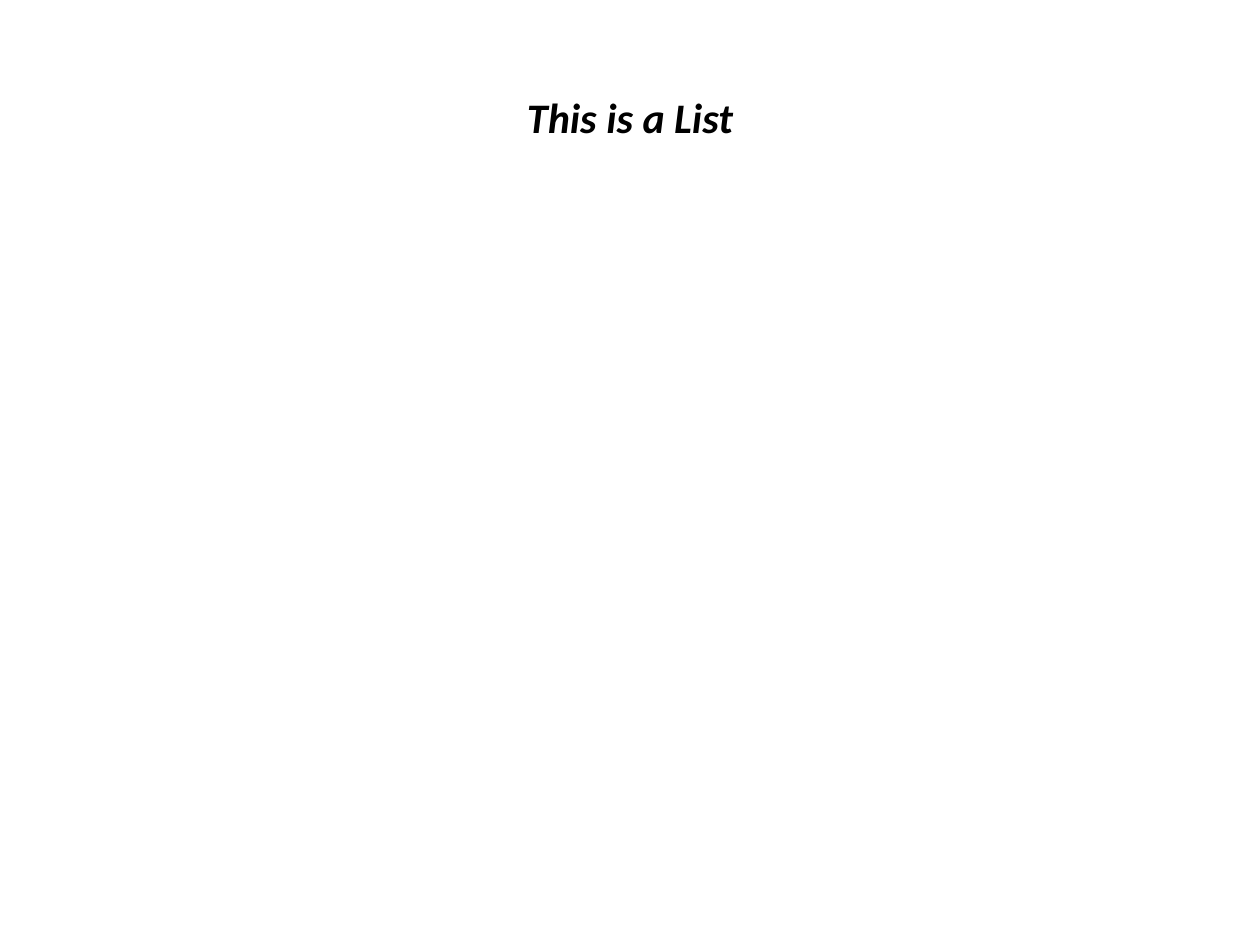
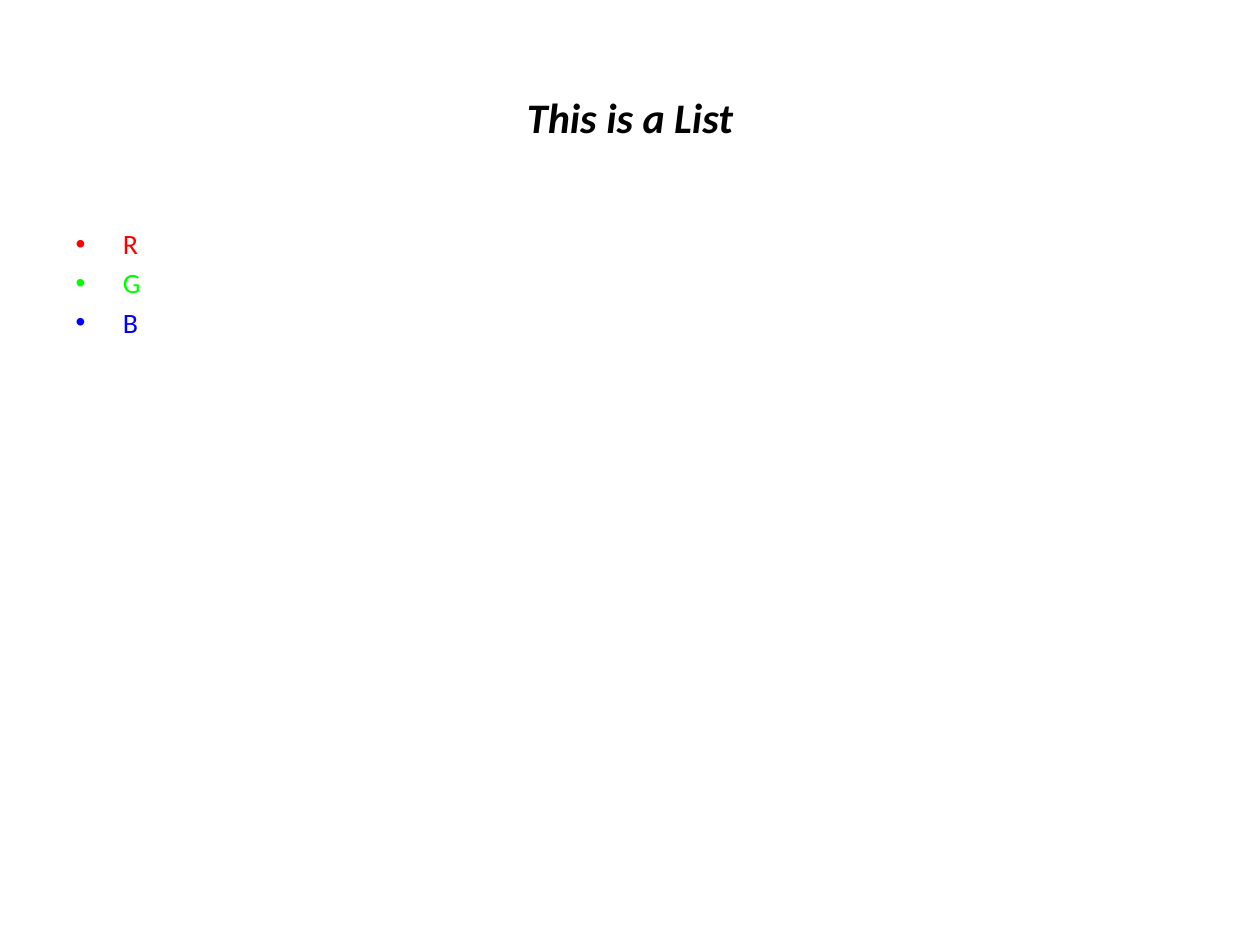
Before and after one commit to monstrotac/JsonConverterProject, a slide deck: slide 3 of JsonConverter/target/classes/OutputFolder/test.pptx. Drawn at 1260x945 pixels with LibreOffice and Linux fonts; fonts in the diff are those of the drawing. Boxes give left, top, right and bottom in pixels: in the first picture for what was removed or moved away, otherwise in the second. Text is boxed around its words. In the diff, an @@ line names an element or a change of style, - is before the commit and + after.

```diff
--- a/JsonConverter/target/classes/OutputFolder/test.pptx
+++ b/JsonConverter/target/classes/OutputFolder/test.pptx
@@ text added at (x1=123, y1=236, x2=141, y2=333), 16 pt, text #FF0000 @@
+• R
+• G
+• B
```
Also in this commit, not shown: 5 other files.
